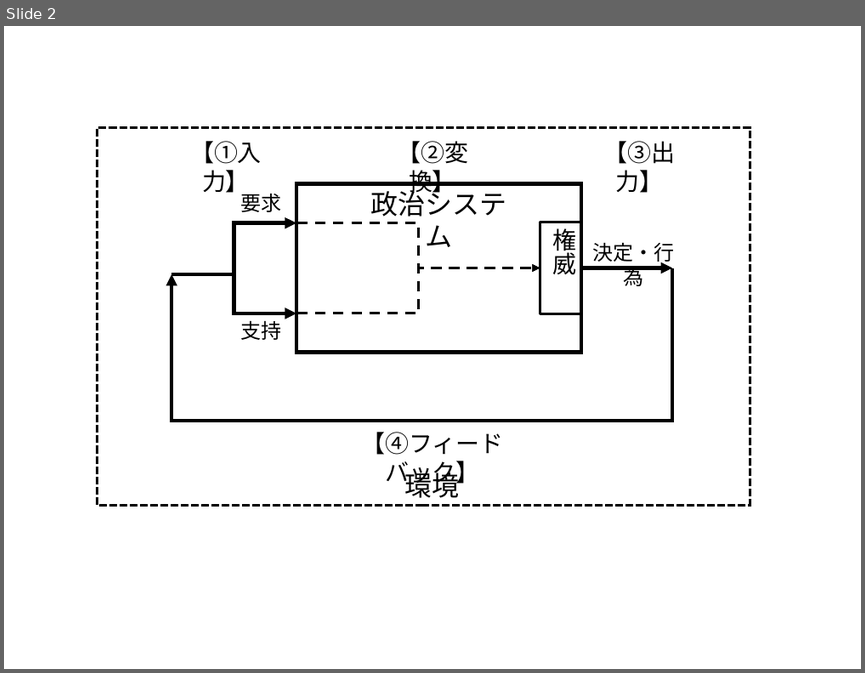
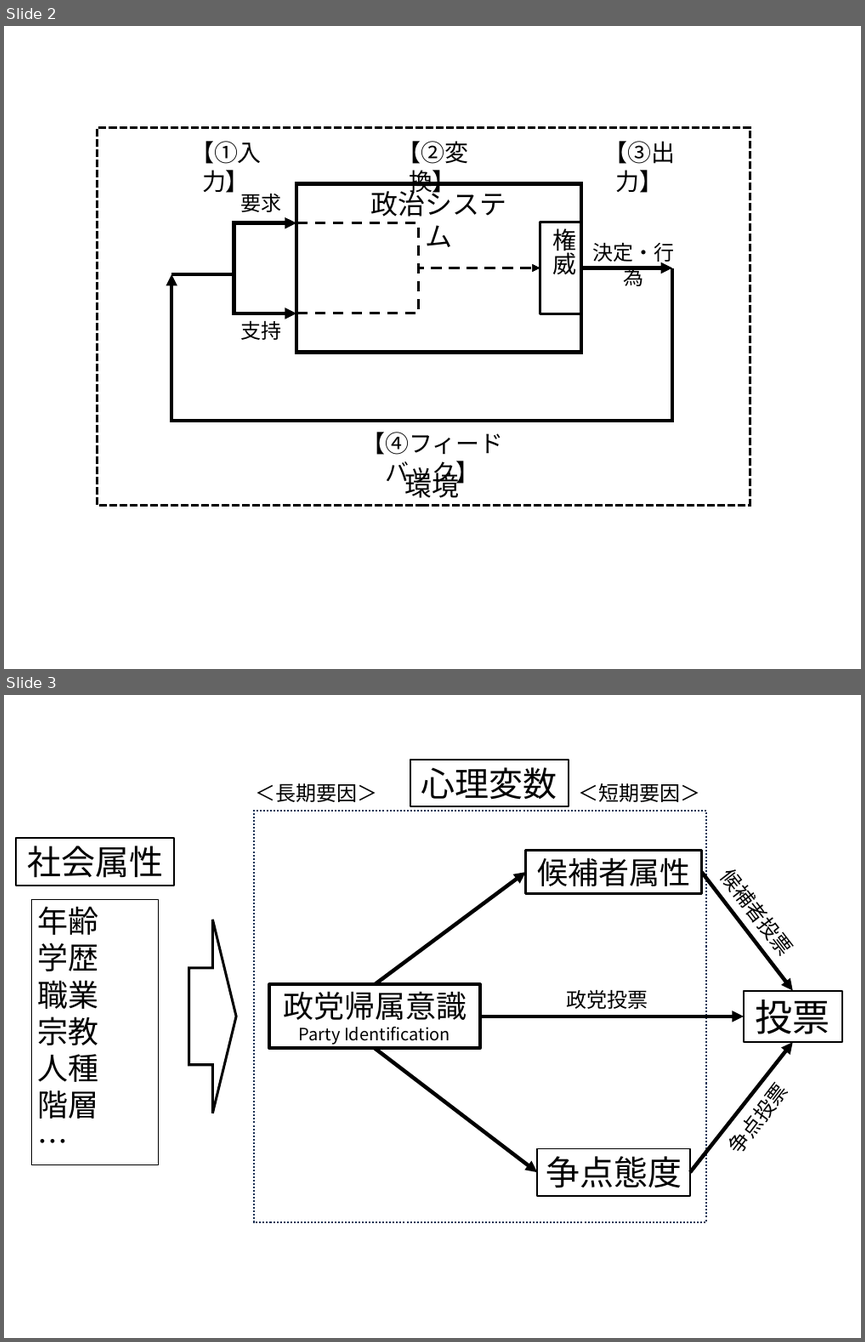
Before and after one commit to junpei-suzuki/PP-2026-Komazawa, a slide deck: figs/DIYfigures_pp.pptx. Shown one above the other, each under a label of ours: slide 2 before the commit, slides 2 and 3 after it. The pictures are 865x673 and 865x1342 pixels, drawn with LibreOffice and Linux fonts; fonts in the diff are those of the drawing. Boxes give left, top, right and bottom in pixels: in the first picture for what was removed or moved away, otherwise in the second. Text is boxed around its words. In the diff, an @@ line names an element or a change of style, - is before the commit and + after.

```diff
--- a/figs/DIYfigures_pp.pptx
+++ b/figs/DIYfigures_pp.pptx
@@ slide 3 added at (4,695,861,1338), background #FFFFFF @@
@@ group added at (16,760,842,1222): 8 rectangles, 5 texts, 5 arrows, 1 right arrow @@
+政党帰属意識
+Party Identification
+争点態度
+候補者属性
+投票
+年齢
+学歴
+職業
+宗教
+人種
+階層
+…
+社会属性
+心理変数
+＜長期要因＞
+＜短期要因＞
+候補者投票
+争点投票
+政党投票
```
Also in this commit, not shown: 2 other slides added, 23 other files.
